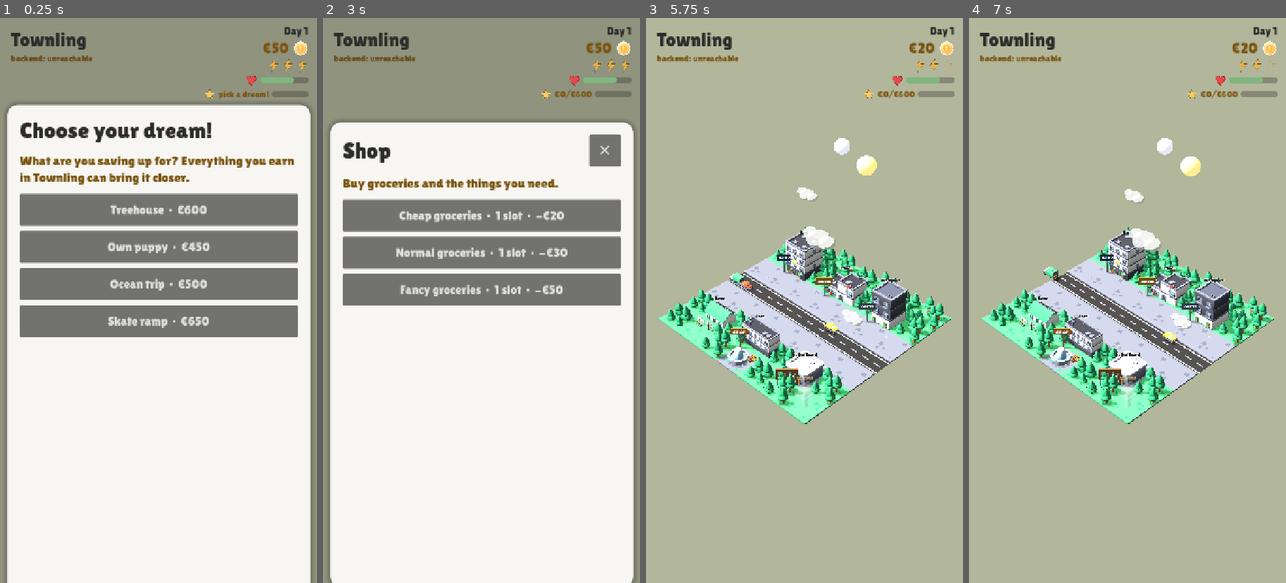
Above: before the commit, frames 1-4 (left to right).
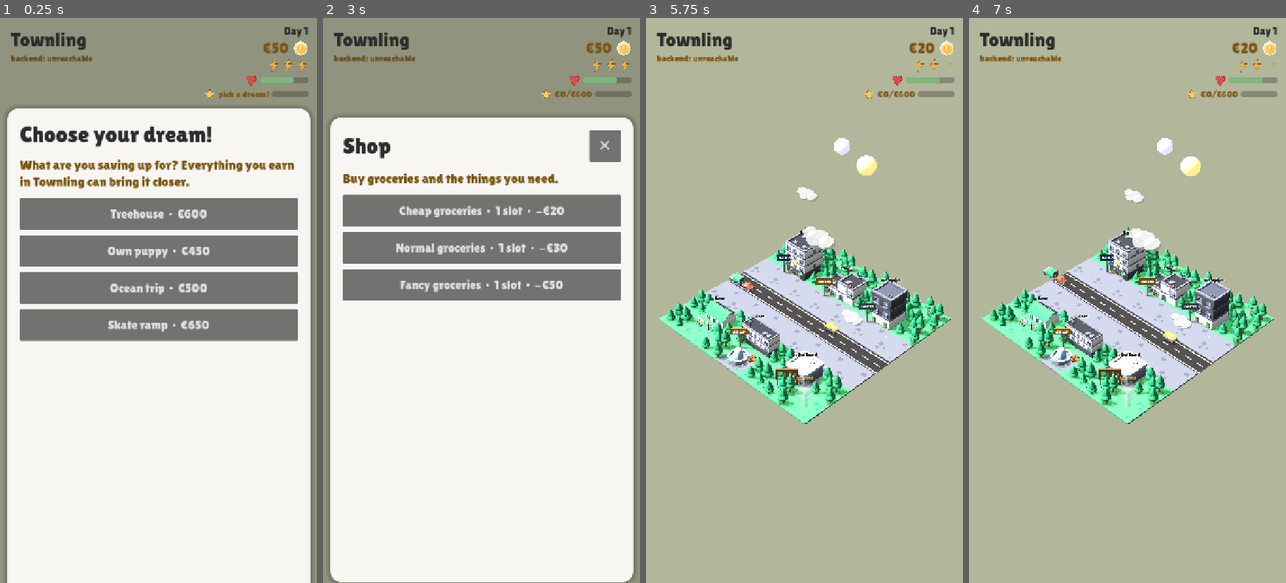
Above: after the commit, the same moments.

Repository: ayeshaverdan/townling
Game: Godot game, scene res://scenes/diorama.tscn
Same seed, same stepped clock (60 frames per second), same inputs: the game is played once before the commit and once after it.
Inputs (mouse positions are in pixels of both pictures, inside the frame that each line leads up to):
- Up to frame 1 (0.25 s): no input
- Up to frame 2 (3 s): click "Treehouse · €600" at 0.5 s; click "Let's go!" at 1.25 s; move the mouse to (551, 272) at 2.02 s; click (551, 272) at 2.17 s; drag from (418, 328) to (465, 413) at 2.77 s
- Up to frame 3 (5.75 s): click "Normal groceries · 1 slot · −…" at 3.5 s; click "✕" at 4.25 s; move the mouse to (836, 176) at 5.02 s; click (836, 176) at 5.17 s
- Up to frame 4 (7 s): drag from (1111, 413) to (1032, 215) at 5.77 s; move the mouse to (1222, 385) at 6.52 s; click (1222, 385) at 6.67 s

The runs differ from the first frame. In frame 1, 11% of the frame differs, in the area x 2-98%, y 15-58%; in frame 2, 9.8%; in frame 3, less than 0.1%; in frame 4, less than 0.1%.

Commit message:
Juice: coin flights, wallet pulse, tap-pop, entrance polish, real traffic
Design doc §13's promised feedback layer:

- Coins fly on every money change: earning arcs card->wallet, spending
  wallet->card (staggered, arced, self-freeing), wallet pulses on landing,
  soft coin sound. Wired into shifts, gigs, quiz, groceries, dream fund,
  bank transfers, event choices, and the festival ticket.
- Rest floats hearts; festival success bursts stars.
- Tapping a building pops it (scale bounce) before its screen slides in;
  the dim layer fades; the card settles with a small two-step ease.
- Cars no longer drive through each other: follow logic eases a faster
  car to the leader's speed inside a 0.6u gap, and lane re-entry picks a
  clear spot instead of stacking on an occupied one.

Co-Authored-By: Claude Opus 4.8 <noreply@anthropic.com>

Diff:
--- a/game/scripts/diorama.gd
+++ b/game/scripts/diorama.gd
@@ -151,14 +151,15 @@
 		camera.position = focus2 + dir2 * 12.0
 		camera.look_at(focus2, Vector3.UP)
 	elif "--ui" in OS.get_cmdline_args():
-		# Exercise gameplay for the preview: one shift, then the Workplace screen.
+		# Exercise gameplay for the preview: open Workplace and work a shift
+		# so the coin flight is captured mid-air.
 		GameState.autosave = false
 		GameState.init_new()
-		GameState.work_shift()
 		for i in _picks.size():
 			if _picks[i]["name"] == "Workplace":
 				_open_screen(i)
 				break
+		_do_shift()
 	elif "--dream" in OS.get_cmdline_args():
 		GameState.autosave = false
 		GameState.init_new()
@@ -284,7 +285,7 @@
 			Vector3(cell.x * TILE - 0.5, 0.0, cell.y * TILE - 0.5),
 			Vector3(TILE, height, TILE)
 		)
-		_picks.append({"name": lm["name"], "blurb": lm["blurb"], "box": box})
+		_picks.append({"name": lm["name"], "blurb": lm["blurb"], "box": box, "node": inst})
 
 		# Per-landmark detailing.
 		var lot := Vector3(cell.x * TILE, 0.0, cell.y * TILE)
@@ -572,12 +573,103 @@
 		root.add_child(note)
 
 
+# --- Feedback FX (design doc §13: money animates into/out of the wallet) -----
+
+## Fly a batch of coins between the card and the wallet. delta>0 = earning
+## (card -> wallet), delta<0 = spending (wallet -> card).
+func _money_fx(delta: int) -> void:
+	if delta == 0 or _hud_wallet == null:
+		return
+	var wallet_pos: Vector2 = _hud_wallet.get_global_position() + _hud_wallet.size * 0.5
+	var card_pos: Vector2 = _card.get_global_position() + Vector2(_card.size.x * 0.5, 160.0)
+	var from := card_pos if delta > 0 else wallet_pos
+	var to := wallet_pos if delta > 0 else card_pos
+	var count := clampi(absi(delta) / 8 + 2, 3, 9)
+	Sfx.play("assets/kenney/sounds/toggle.ogg", -14.0)
+	for i in count:
+		_fly_coin(from, to, i * 0.05)
+	var pt := create_tween()
+	pt.tween_interval(0.5 + count * 0.05)
+	pt.tween_callback(_pulse_wallet)
+
+
+func _fly_coin(from: Vector2, to: Vector2, delay: float) -> void:
+	var coin := TextureRect.new()
+	coin.texture = load("res://assets/ui/coin.png")
+	coin.expand_mode = TextureRect.EXPAND_IGNORE_SIZE
+	coin.stretch_mode = TextureRect.STRETCH_KEEP_ASPECT_CENTERED
+	coin.size = Vector2(26, 26)
+	coin.position = from - Vector2(13, 13) + Vector2(randf_range(-16, 16), randf_range(-10, 10))
+	coin.modulate.a = 0.0
+	($UI as CanvasLayer).add_child(coin)
+	var start: Vector2 = coin.position + Vector2(13, 13)
+	var mid: Vector2 = (start + to) * 0.5 + Vector2(randf_range(-30, 30), -70.0 - randf_range(0, 40))
+	var tw := coin.create_tween()
+	tw.tween_interval(delay)
+	tw.tween_callback(func() -> void: coin.modulate.a = 1.0)
+	tw.tween_method(func(t: float) -> void:
+		var p1 := start.lerp(mid, t)
+		var p2 := mid.lerp(to, t)
+		coin.position = p1.lerp(p2, t) - Vector2(13, 13)
+	, 0.0, 1.0, 0.45).set_trans(Tween.TRANS_SINE).set_ease(Tween.EASE_IN)
+	tw.tween_callback(coin.queue_free)
+
+
+func _pulse_wallet() -> void:
+	if _hud_wallet == null:
+		return
+	_hud_wallet.pivot_offset = _hud_wallet.size * 0.5
+	var tw := _hud_wallet.create_tween()
+	tw.tween_property(_hud_wallet, "scale", Vector2(1.28, 1.28), 0.09) \
+		.set_trans(Tween.TRANS_QUAD).set_ease(Tween.EASE_OUT)
+	tw.tween_property(_hud_wallet, "scale", Vector2.ONE, 0.16) \
+		.set_trans(Tween.TRANS_BACK).set_ease(Tween.EASE_OUT)
+
+
+## Gentle upward-floating icons (hearts after rest, etc.).
+func _float_icons(tex_path: String, count: int) -> void:
+	var origin: Vector2 = _card.get_global_position() + Vector2(_card.size.x * 0.5, 200.0)
+	for i in count:
+		var icon := TextureRect.new()
+		icon.texture = load(tex_path)
+		icon.expand_mode = TextureRect.EXPAND_IGNORE_SIZE
+		icon.stretch_mode = TextureRect.STRETCH_KEEP_ASPECT_CENTERED
+		icon.size = Vector2(30, 30)
+		icon.position = origin + Vector2(randf_range(-70, 70), randf_range(-10, 10))
+		($UI as CanvasLayer).add_child(icon)
+		var tw := icon.create_tween()
+		tw.tween_interval(i * 0.08)
+		tw.set_parallel(true)
+		tw.tween_property(icon, "position:y", icon.position.y - randf_range(70, 110), 0.7) \
+			.set_trans(Tween.TRANS_QUAD).set_ease(Tween.EASE_OUT)
+		tw.tween_property(icon, "modulate:a", 0.0, 0.7).set_ease(Tween.EASE_IN)
+		tw.set_parallel(false)
+		tw.tween_callback(icon.queue_free)
+
+
 # --- Living city -------------------------------------------------------------
 
 func _add_car(model: String, x: float, lane_z: float, dir: float, speed: float) -> void:
 	var car := _spawn_free(model, Vector3(x, 0.05, lane_z), 90.0 * dir, 0.18)
 	if car != null:
 		_cars.append({"node": car, "speed": speed, "dir": dir})
+
+
+## Find a re-entry x that isn't on top of another car in the same lane.
+func _wrap_spot(entry_x: float, me: Dictionary, push_dir: float) -> float:
+	var x := entry_x
+	for _attempt in 4:
+		var clear := true
+		for o in _cars:
+			if o == me or o["dir"] != me["dir"]:
+				continue
+			if absf(o["node"].position.x - x) < 0.7:
+				clear = false
+				break
+		if clear:
+			return x
+		x += push_dir * 0.8
+	return x
 
 
 func _add_clouds() -> void:
@@ -637,14 +729,23 @@
 
 
 func _update_city_life(delta: float) -> void:
-	# Cars loop along the road.
+	# Cars loop along the road — and never drive through the one ahead:
+	# a faster car eases to the leader's speed inside the follow gap.
 	for c in _cars:
 		var node: Node3D = c["node"]
-		node.position.x += c["speed"] * c["dir"] * delta
+		var spd: float = c["speed"]
+		for o in _cars:
+			if o == c or o["dir"] != c["dir"]:
+				continue
+			var ahead: float = (o["node"].position.x - node.position.x) * c["dir"]
+			if ahead > 0.001 and ahead < 0.6:
+				spd = minf(spd, float(o["speed"]) * 0.95)
+		node.position.x += spd * c["dir"] * delta
 		if c["dir"] > 0.0 and node.position.x > 7.6:
-			node.position.x = -1.6
+			node.position.x = _wrap_spot(-1.6, c, -1.0)
 		elif c["dir"] < 0.0 and node.position.x < -1.6:
-			node.position.x = 7.6
+			node.position.x = _wrap_spot(7.6, c, 1.0)
+	# (helper keeps re-entering cars from stacking on one already there)
 	# Clouds drift and wrap.
 	for cl in _clouds:
 		var cn: Node3D = cl["node"]
@@ -731,6 +832,7 @@
 	if outcome.is_empty():
 		return
 	Sfx.play(SND_OPEN, -10.0)
+	_money_fx(int(outcome.get("wallet", 0)))
 	var lines: Array[String] = []
 	var dw := int(outcome.get("wallet", 0))
 	var dwb := int(outcome.get("wellbeing", 0))
@@ -753,6 +855,7 @@
 	if r.is_empty():
 		return
 	Sfx.play(SND_OPEN, -10.0)
+	_money_fx(int(r.get("pay", 0)))
 	_screen_body.text = "%s done!\n\n+€%d straight into your wallet." % [r["label"], r["pay"]]
 	_build_actions()
 
@@ -771,6 +874,7 @@
 	if r.is_empty():
 		return
 	Sfx.play(SND_OPEN, -10.0)
+	_money_fx(int(r.get("pay", 0)))
 	_current_screen = "Notice Board"
 	_screen_title.text = "Bank quiz night"
 	if r.get("correct", false):
@@ -797,6 +901,9 @@
 	if r.is_empty():
 		return
 	_current_screen = "ChapterResult"
+	if r.get("success", false):
+		_money_fx(-int(r.get("ticket", 0)))
+		_float_icons("res://assets/ui/star.png", 6)
 	if r.get("success", false):
 		_screen_title.text = "FESTIVAL NIGHT! 🎉"
 		_screen_body.text = "You saved €%d in time! Music, lights, and the best evening Townling has ever seen.\n\nThe string lights by the fountain are yours to keep." % r["ticket"]
@@ -1038,6 +1145,15 @@
 
 func _open_screen(index: int) -> void:
 	var pick = _picks[index]
+	# A friendly pop on the tapped building before its screen slides in.
+	var bnode: Node3D = pick.get("node")
+	if bnode != null:
+		var base: Vector3 = bnode.scale
+		var bt := bnode.create_tween()
+		bt.tween_property(bnode, "scale", base * 1.1, 0.09) \
+			.set_trans(Tween.TRANS_QUAD).set_ease(Tween.EASE_OUT)
+		bt.tween_property(bnode, "scale", base, 0.14) \
+			.set_trans(Tween.TRANS_BACK).set_ease(Tween.EASE_OUT)
 	_current_screen = pick["name"]
 	_screen_title.text = pick["name"]
 	_screen_body.text = pick["blurb"]
@@ -1081,9 +1197,14 @@
 	_size_card()
 	var vp := get_viewport().get_visible_rect().size
 	_card.position = Vector2(16.0, vp.y)
+	_screen.modulate.a = 0.0
+	var fade := _screen.create_tween()
+	fade.tween_property(_screen, "modulate:a", 1.0, 0.16)
 	var tween := create_tween()
-	tween.tween_property(_card, "position:y", CARD_TOP, 0.25) \
+	tween.tween_property(_card, "position:y", CARD_TOP + 14.0, 0.22) \
 		.set_trans(Tween.TRANS_CUBIC).set_ease(Tween.EASE_OUT)
+	tween.tween_property(_card, "position:y", CARD_TOP, 0.12) \
+		.set_trans(Tween.TRANS_SINE).set_ease(Tween.EASE_OUT)
 
 
 func _close_screen() -> void:
@@ -1274,6 +1395,7 @@
 	if r.is_empty():
 		return
 	Sfx.play(SND_OPEN, -10.0)
+	_money_fx(-int(r.get("added", 0)))
 	if r.get("completed", false):
 		_screen_body.text = "YOU DID IT! Your %s is real!\n\nGo look at it in town — you earned every coin of it." % GameState.dream_def().get("label", "")
 	else:
@@ -1288,6 +1410,7 @@
 	if r.is_empty():
 		return
 	Sfx.play(SND_OPEN, -10.0)
+	_money_fx(int(r.get("amount", 0)))
 	match str(r.get("tier", "fine")):
 		"thriving":
 			_screen_body.text = "Deliveries done with a spring in your step!\n\n+€%d — including a €%d good-mood tip!" % [r["amount"], r["bonus"]]
@@ -1305,6 +1428,7 @@
 	if r.is_empty():
 		return
 	Sfx.play(SND_OPEN, -10.0)
+	_money_fx(-int(r.get("cost", 0)))
 	_screen_body.text = "%s groceries — the fridge is stocked.\n\n−€%d from your wallet." % [
 		r["label"], r["cost"]]
 	_build_actions()
@@ -1313,6 +1437,7 @@
 func _do_rest() -> void:
 	if not GameState.rest():
 		return
+	_float_icons("res://assets/ui/heart.png", 4)
 	_screen_body.text = "You put your feet up and recharge. Wellbeing up!"
 	_build_actions()
 
@@ -1322,6 +1447,7 @@
 	if not ok:
 		return
 	Sfx.play(SND_OPEN, -12.0)
+	_money_fx(-amount if into_savings else amount)
 	_screen_body.text = "Your coins are safe in the jar." if into_savings \
 		else "Coins back in your pocket."
 	_build_actions()
